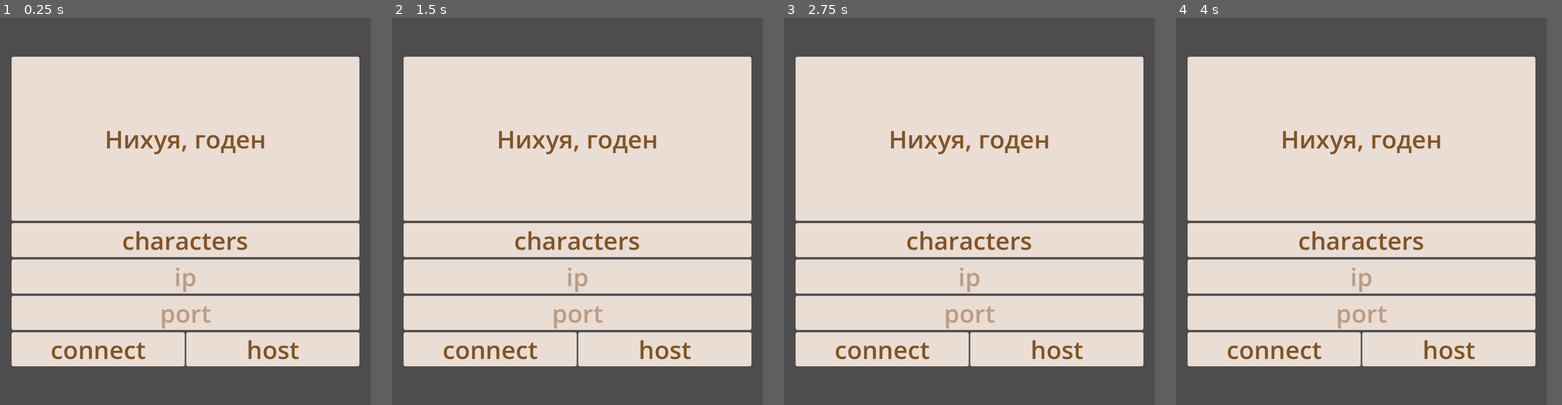
Above: before the commit, frames 1-4 (left to right).
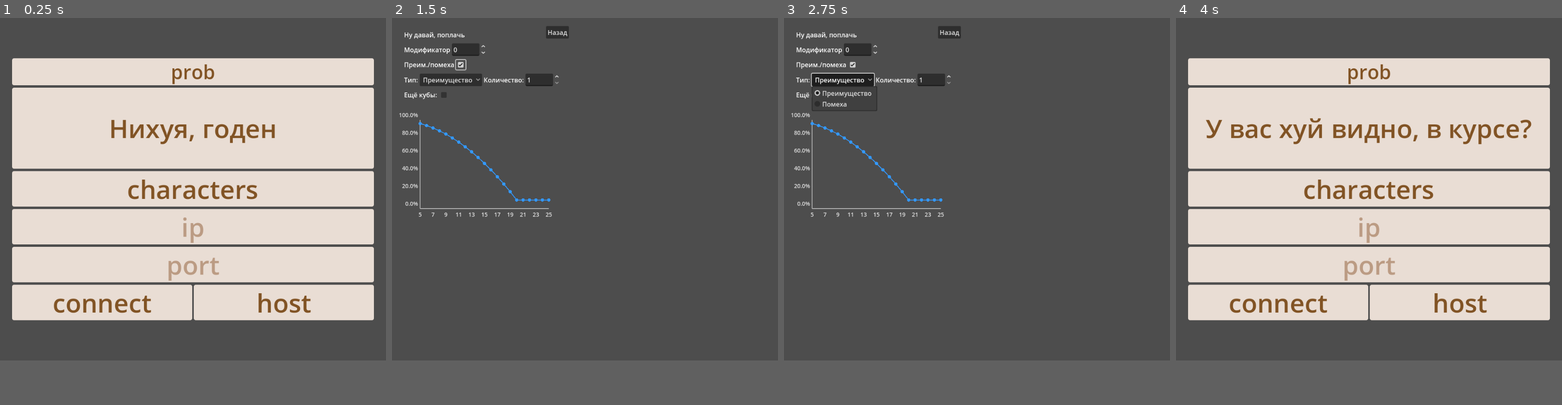
Above: after the commit, the same moments.

Repository: Pash-Tet-ik/v-table
Game: Godot game, scene res://scenes/menu.tscn
Two runs of this game, one before a commit and one after it. Both use one fixed random seed, a clock stepped at 60 frames per second and the inputs below.
Inputs (mouse positions are in pixels of both pictures, inside the frame that each line leads up to):
- Up to frame 1 (0.25 s): no input
- Up to frame 2 (1.5 s): click (577, 79) at 0.5 s, where only the run after the commit has a clickable "prob"; click (457, 72) at 1.27 s
- Up to frame 3 (2.75 s): click (841, 87) at 2 s, where only the run after the commit has a clickable "Преимущество"
- Up to frame 4 (4 s): click (1226, 103) at 2.77 s; click (1334, 33) at 3.5 s, where only the run after the commit has a clickable "Назад"
In our replay, the window is 768x800 before the commit and 799x708 after it. These sizes can differ from the game's own. Grey fills any space a smaller window leaves; there, only what the larger window draws over its background counts as a difference.

The runs differ from the first frame. In frame 1, 22% of the frame differs, in the area x 3-97%, y 10-90%; in frame 2, 71%, in the area x 1-94%, y 2-90%; in frame 3, 71%; in frame 4, 23%.

Commit message:
add: probability module
Надо прикрутить родные стили и перенести по нажатию ПКМ на проверках скиллов

Diff:
--- a/v-table/project.godot
+++ b/v-table/project.godot
@@ -23,7 +23,7 @@
 [display]
 
 window/size/viewport_width=960
-window/size/viewport_height=1000
+window/size/viewport_height=850
 
 [input]
 
--- /dev/null
+++ b/v-table/scenes/dice_probability.gd
@@ -0,0 +1,359 @@
+# dice_probability.gd
+extends Control
+
+# --- UI Элементы ---
+@onready var modifier_spinbox = $MarginContainer/VBoxContainer/ModifierInput/ModifierSpinBox
+@onready var graph_container = $MarginContainer/VBoxContainer/GraphContainer
+@onready var back_button = $BackButton
+
+# UI для Преимущества/Помехи (Advantage/Disadvantage)
+@onready var adv_dis_active_checkbox = $MarginContainer/VBoxContainer/AdvantageDisadvantageToggle/AdvDisActiveCheckBox
+@onready var adv_dis_settings_container = $MarginContainer/VBoxContainer/AdvantageDisadvantageSettings
+@onready var adv_dis_type_optionbutton = $MarginContainer/VBoxContainer/AdvantageDisadvantageSettings/AdvDisTypeOptionButton
+@onready var adv_dis_count_spinbox = $MarginContainer/VBoxContainer/AdvantageDisadvantageSettings/AdvDisCountSpinBox
+
+# UI для Бонусных кубов
+@onready var bonus_dice_active_checkbox = $MarginContainer/VBoxContainer/BonusDiceToggle/BonusDiceActiveCheckBox
+@onready var bonus_dice_settings_container = $MarginContainer/VBoxContainer/BonusDiceSettings
+@onready var bonus_dice_rows_container = $MarginContainer/VBoxContainer/BonusDiceSettings/BonusDiceRowsContainer
+@onready var add_bonus_die_button = $MarginContainer/VBoxContainer/BonusDiceSettings/AddBonusDieButton
+
+# --- Константы для расчёта ---
+const D20_SIDES = 20 # Основной куб d20
+const CRIT_FAIL = 1
+const CRIT_SUCCESS = 20
+const MIN_DC = 5
+const MAX_DC = 25
+
+const BONUS_DICE_TYPES = { "d4": 4, "d6": 6, "d8": 8, "d10": 10, "d12": 12, "d20": 20 }
+const BONUS_DICE_TYPE_NAMES = ["d4", "d6", "d8", "d10", "d12", "d20"]
+
+# --- Массив для хранения вероятностей P(pass DC) ---
+var probabilities: Array[float] = []
+
+# --- Константы для графика ---
+const GRAPH_MARGIN = 40.0
+const GRAPH_COLOR = Color(0.2, 0.6, 1.0)
+const AXIS_COLOR = Color(0.7, 0.7, 0.7)
+const TEXT_COLOR = Color(0.9, 0.9, 0.9)
+const LABEL_FONT_SIZE = 14
+
+var label_font: Font
+
+# --- Состояния ---
+# Преимущество/Помеха
+var adv_dis_is_active: bool = false
+var adv_dis_is_advantage: bool = true # true для преимущества, false для помехи
+var adv_dis_roll_count: int = 1       # Количество *дополнительных* d20 (т.е. 1 -> 2d20)
+
+# Бонусные кубы
+var bonus_dice_is_active: bool = false
+var bonus_dice_configs: Array[Dictionary] = [] # [{ "count": int, "sides": int }, ...]
+
+# --- Tooltip ---
+var graph_points_data: Array[Dictionary] = []
+var tooltip_node: Label
+const TOOLTIP_HOVER_RADIUS_SQUARED = 8.0 * 8.0
+
+
+func _ready() -> void:
+	if not is_instance_valid(label_font):
+		label_font = SystemFont.new()
+
+	# --- Общие настройки ---
+	modifier_spinbox.min_value = -20; modifier_spinbox.max_value = 25
+	modifier_spinbox.value = 0; modifier_spinbox.step = 1
+
+	# --- Настройки Преимущества/Помехи ---
+	adv_dis_settings_container.visible = false
+	adv_dis_active_checkbox.button_pressed = adv_dis_is_active
+	adv_dis_type_optionbutton.clear()
+	adv_dis_type_optionbutton.add_item("Преимущество", 0)
+	adv_dis_type_optionbutton.add_item("Помеха", 1)
+	adv_dis_type_optionbutton.selected = 0 if adv_dis_is_advantage else 1
+	adv_dis_count_spinbox.min_value = 1
+	adv_dis_count_spinbox.max_value = 5 # Максимум 5 доп. d20
+	adv_dis_count_spinbox.value = adv_dis_roll_count
+	adv_dis_count_spinbox.step = 1
+
+	# --- Настройки Бонусных кубов ---
+	bonus_dice_settings_container.visible = false
+	bonus_dice_active_checkbox.button_pressed = bonus_dice_is_active
+	if bonus_dice_is_active and bonus_dice_configs.is_empty():
+		bonus_dice_configs.append({ "count": 1, "sides": BONUS_DICE_TYPES["d4"] }) # По умолчанию +1d4
+	_rebuild_bonus_dice_ui()
+
+	# --- Tooltip ---
+	tooltip_node = Label.new(); tooltip_node.name = "PointTooltip"
+	var style_box = StyleBoxFlat.new(); style_box.bg_color = Color(0.1, 0.1, 0.15, 0.9)
+	style_box.border_width_left = 1; style_box.border_width_top = 1; style_box.border_width_right = 1; style_box.border_width_bottom = 1
+	style_box.border_color = Color(0.5, 0.5, 0.6, 0.9)
+	style_box.content_margin_left = 8; style_box.content_margin_right = 8; style_box.content_margin_top = 5; style_box.content_margin_bottom = 5
+	style_box.set_corner_radius_all(4)
+	tooltip_node.add_theme_stylebox_override("panel", style_box)
+	tooltip_node.add_theme_font_override("font", label_font)
+	tooltip_node.add_theme_font_size_override("font_size", LABEL_FONT_SIZE - 2)
+	tooltip_node.add_theme_color_override("font_color", TEXT_COLOR)
+	tooltip_node.mouse_filter = MOUSE_FILTER_IGNORE; tooltip_node.visible = false; tooltip_node.z_index = 100
+	add_child(tooltip_node)
+
+	# --- Подключения сигналов ---
+	# Общие
+	if not modifier_spinbox.value_changed.is_connected(_on_modifier_changed):
+		modifier_spinbox.value_changed.connect(_on_modifier_changed)
+	# Преимущество/Помеха
+	if not adv_dis_active_checkbox.toggled.is_connected(_on_adv_dis_active_toggled):
+		adv_dis_active_checkbox.toggled.connect(_on_adv_dis_active_toggled)
+	if not adv_dis_type_optionbutton.item_selected.is_connected(_on_adv_dis_type_selected):
+		adv_dis_type_optionbutton.item_selected.connect(_on_adv_dis_type_selected)
+	if not adv_dis_count_spinbox.value_changed.is_connected(_on_adv_dis_count_changed):
+		adv_dis_count_spinbox.value_changed.connect(_on_adv_dis_count_changed)
+	# Бонусные кубы
+	if not bonus_dice_active_checkbox.toggled.is_connected(_on_bonus_dice_active_toggled):
+		bonus_dice_active_checkbox.toggled.connect(_on_bonus_dice_active_toggled)
+	if not add_bonus_die_button.pressed.is_connected(_on_add_bonus_die_button_pressed):
+		add_bonus_die_button.pressed.connect(_on_add_bonus_die_button_pressed)
+	# Остальные
+	if not back_button.pressed.is_connected(_on_back_pressed):
+		back_button.pressed.connect(_on_back_pressed)
+	if not graph_container.resized.is_connected(_on_graph_resized):
+		graph_container.resized.connect(_on_graph_resized)
+
+	recalculate_and_redraw()
+
+# --- Обработчики сигналов (Общие) ---
+func _on_modifier_changed(_new_value: float) -> void: recalculate_and_redraw()
+func _on_graph_resized() -> void: queue_redraw()
+func _on_back_pressed() -> void: get_tree().change_scene_to_file("res://scenes/menu.tscn")
+
+# --- Обработчики сигналов (Преимущество/Помеха) ---
+func _on_adv_dis_active_toggled(button_pressed: bool) -> void:
+	adv_dis_is_active = button_pressed
+	adv_dis_settings_container.visible = adv_dis_is_active
+	if adv_dis_is_active: # Обновить значения из UI при активации
+		_on_adv_dis_type_selected(adv_dis_type_optionbutton.selected)
+		_on_adv_dis_count_changed(adv_dis_count_spinbox.value)
+	recalculate_and_redraw()
+
+func _on_adv_dis_type_selected(index: int) -> void:
+	adv_dis_is_advantage = (index == 0)
+	if adv_dis_is_active: recalculate_and_redraw()
+
+func _on_adv_dis_count_changed(new_value: float) -> void:
+	adv_dis_roll_count = int(new_value)
+	if adv_dis_is_active: recalculate_and_redraw()
+
+# --- Обработчики сигналов (Бонусные кубы) ---
+func _on_bonus_dice_active_toggled(button_pressed: bool) -> void:
+	bonus_dice_is_active = button_pressed
+	bonus_dice_settings_container.visible = bonus_dice_is_active
+	if bonus_dice_is_active and bonus_dice_configs.is_empty():
+		bonus_dice_configs.append({ "count": 1, "sides": BONUS_DICE_TYPES["d4"] }) # По умолчанию +1d4
+		_rebuild_bonus_dice_ui()
+	recalculate_and_redraw()
+
+func _on_add_bonus_die_button_pressed() -> void:
+	bonus_dice_configs.append({ "count": 1, "sides": BONUS_DICE_TYPES["d4"] })
+	_rebuild_bonus_dice_ui()
+	recalculate_and_redraw()
+
+func _on_bonus_die_config_changed(value, index: int, field: String) -> void:
+	if index < 0 or index >= bonus_dice_configs.size(): return
+	if field == "count": bonus_dice_configs[index].count = int(value)
+	elif field == "sides_idx":
+		var type_name = BONUS_DICE_TYPE_NAMES[int(value)]
+		bonus_dice_configs[index].sides = BONUS_DICE_TYPES[type_name]
+	recalculate_and_redraw()
+
+func _on_remove_bonus_die_button_pressed(index: int) -> void:
+	if index < 0 or index >= bonus_dice_configs.size(): return
+	bonus_dice_configs.remove_at(index)
+	_rebuild_bonus_dice_ui()
+	recalculate_and_redraw()
+
+func _rebuild_bonus_dice_ui() -> void:
+	for child in bonus_dice_rows_container.get_children(): child.queue_free()
+	for i in range(bonus_dice_configs.size()):
+		var config = bonus_dice_configs[i]
+		var row_hbox = HBoxContainer.new(); row_hbox.alignment = BoxContainer.ALIGNMENT_CENTER
+		var count_spinbox = SpinBox.new(); count_spinbox.min_value = -10; count_spinbox.max_value = 10
+		count_spinbox.step = 1; count_spinbox.value = config.count; count_spinbox.custom_minimum_size.x = 60
+		count_spinbox.value_changed.connect(Callable(self, "_on_bonus_die_config_changed").bind(i, "count"))
+		row_hbox.add_child(count_spinbox)
+		var type_optionbutton = OptionButton.new(); type_optionbutton.custom_minimum_size.x = 80
+		var selected_idx = 0
+		for j in range(BONUS_DICE_TYPE_NAMES.size()):
+			var type_name = BONUS_DICE_TYPE_NAMES[j]
+			type_optionbutton.add_item(type_name, j)
+			if BONUS_DICE_TYPES[type_name] == config.sides: selected_idx = j
+		type_optionbutton.select(selected_idx)
+		type_optionbutton.item_selected.connect(Callable(self, "_on_bonus_die_config_changed").bind(i, "sides_idx"))
+		row_hbox.add_child(type_optionbutton)
+		var remove_button = Button.new(); remove_button.text = "X"
+		remove_button.pressed.connect(Callable(self, "_on_remove_bonus_die_button_pressed").bind(i))
+		row_hbox.add_child(remove_button)
+		bonus_dice_rows_container.add_child(row_hbox)
+
+# --- Логика расчета ---
+func recalculate_and_redraw() -> void:
+	calculate_probabilities(int(modifier_spinbox.value))
+	graph_points_data.clear()
+	queue_redraw()
+
+func _convolve_distributions(dist1: Dictionary, dist2: Dictionary) -> Dictionary:
+	var result_dist: Dictionary = {}; if dist1.is_empty(): return dist2; if dist2.is_empty(): return dist1
+	for v1_key in dist1:
+		var v1 = float(v1_key); var p1 = dist1[v1_key]
+		for v2_key in dist2:
+			var v2 = float(v2_key); var p2 = dist2[v2_key]
+			var sum_val = v1 + v2; var sum_prob = p1 * p2
+			result_dist[sum_val] = result_dist.get(sum_val, 0.0) + sum_prob
+	return result_dist
+
+func get_bonus_dice_sum_distribution(configs: Array[Dictionary]) -> Dictionary:
+	var overall_dist: Dictionary = {0.0: 1.0}
+	for entry in configs:
+		var n_count = entry.count; var s_sides = entry.sides; if n_count == 0: continue
+		var single_die_dist: Dictionary = {}; var die_value_sign = 1 if n_count > 0 else -1
+		for i in range(1, s_sides + 1): single_die_dist[float(i * die_value_sign)] = 1.0 / float(s_sides)
+		var num_to_convolve = abs(n_count); if num_to_convolve == 0: continue
+		var current_sum_for_this_type_dist: Dictionary = single_die_dist
+		for _i in range(1, num_to_convolve): current_sum_for_this_type_dist = _convolve_distributions(current_sum_for_this_type_dist, single_die_dist)
+		overall_dist = _convolve_distributions(overall_dist, current_sum_for_this_type_dist)
+	return overall_dist
+
+func calculate_probabilities(flat_modifier: int) -> void:
+	var num_dc_values = MAX_DC - MIN_DC + 1
+	probabilities.resize(num_dc_values); probabilities.fill(0.0)
+
+	var bonus_sum_dist: Dictionary
+	if bonus_dice_is_active and not bonus_dice_configs.is_empty():
+		bonus_sum_dist = get_bonus_dice_sum_distribution(bonus_dice_configs)
+	else:
+		bonus_sum_dist = {0.0: 1.0} # Нет бонусных кубов = бонус 0 с вероятностью 100%
+
+	for dc_idx in range(num_dc_values):
+		var current_dc = MIN_DC + dc_idx
+		var chance_to_pass_current_dc_total = 0.0
+
+		# Итерируем по всем возможным ИТОГОВЫМ значениям d20 (после преимущества/помехи)
+		for effective_d20_roll in range(1, D20_SIDES + 1):
+			var prob_of_this_effective_d20_roll: float
+
+			if not adv_dis_is_active:
+				# Стандартный бросок d20
+				prob_of_this_effective_d20_roll = 1.0 / float(D20_SIDES)
+			else:
+				# Расчет вероятности для advantage/disadvantage
+				var num_d20s_for_adv_dis = adv_dis_roll_count + 1
+				if adv_dis_is_advantage:
+					var prob_max_le_val = pow(float(effective_d20_roll) / D20_SIDES, num_d20s_for_adv_dis)
+					var prob_max_le_val_minus_1 = 0.0
+					if effective_d20_roll > 1:
+						prob_max_le_val_minus_1 = pow(float(effective_d20_roll - 1) / D20_SIDES, num_d20s_for_adv_dis)
+					prob_of_this_effective_d20_roll = prob_max_le_val - prob_max_le_val_minus_1
+				else: # Помеха
+					var prob_min_ge_val = pow(float(D20_SIDES - effective_d20_roll + 1) / D20_SIDES, num_d20s_for_adv_dis)
+					var prob_min_ge_val_plus_1 = 0.0
+					if effective_d20_roll < D20_SIDES:
+						prob_min_ge_val_plus_1 = pow(float(D20_SIDES - (effective_d20_roll + 1) + 1) / D20_SIDES, num_d20s_for_adv_dis)
+					prob_of_this_effective_d20_roll = prob_min_ge_val - prob_min_ge_val_plus_1
+
+			if prob_of_this_effective_d20_roll == 0.0: # Оптимизация, если такое значение d20 невозможно
+				continue
+
+			# Обработка критического успеха/провала для effective_d20_roll
+			if effective_d20_roll == CRIT_SUCCESS:
+				chance_to_pass_current_dc_total += prob_of_this_effective_d20_roll # Автоуспех
+				continue
+			if effective_d20_roll == CRIT_FAIL:
+				# Автопровал, ничего не добавляем к шансу успеха
+				continue
+
+			# Если не крит, применяем модификаторы и бонусные кубы
+			var d20_plus_flat_mod = effective_d20_roll + flat_modifier
+			var prob_success_with_bonus_for_this_d20 = 0.0
+			for bonus_sum_val_key in bonus_sum_dist:
+				var bonus_sum_val = float(bonus_sum_val_key)
+				var prob_bonus_sum = bonus_sum_dist[bonus_sum_val_key]
+				if d20_plus_flat_mod + bonus_sum_val >= current_dc:
+					prob_success_with_bonus_for_this_d20 += prob_bonus_sum
+
+			chance_to_pass_current_dc_total += prob_of_this_effective_d20_roll * prob_success_with_bonus_for_this_d20
+
+		probabilities[dc_idx] = chance_to_pass_current_dc_total
+
+
+# --- _process для Tooltip (без изменений) ---
+func _process(_delta: float) -> void:
+	if not is_instance_valid(graph_container) or not is_instance_valid(tooltip_node): return
+	var mouse_pos_global = get_global_mouse_position()
+	var found_hovered_point = false; var active_point_data: Dictionary = {}
+	if graph_container.get_global_rect().has_point(mouse_pos_global):
+		var local_mouse_pos_in_self = get_local_mouse_position()
+		for point_data in graph_points_data:
+			if local_mouse_pos_in_self.distance_squared_to(point_data.local_pos) < TOOLTIP_HOVER_RADIUS_SQUARED:
+				active_point_data = point_data; found_hovered_point = true; break
+	if found_hovered_point and not active_point_data.is_empty():
+		tooltip_node.text = "Сложность: %d\nВероятность: %.1f%%" % [active_point_data.dc, active_point_data.probability * 100.0]
+		tooltip_node.reset_size()
+		var final_tooltip_pos = mouse_pos_global + Vector2(15, 15); var viewport_rect = get_viewport_rect()
+		if final_tooltip_pos.x + tooltip_node.size.x > viewport_rect.size.x - 5: final_tooltip_pos.x = mouse_pos_global.x - tooltip_node.size.x - 15
+		if final_tooltip_pos.x < 5: final_tooltip_pos.x = 5
+		if final_tooltip_pos.y + tooltip_node.size.y > viewport_rect.size.y - 5: final_tooltip_pos.y = mouse_pos_global.y - tooltip_node.size.y - 10
+		if final_tooltip_pos.y < 5: final_tooltip_pos.y = 5
+		tooltip_node.global_position = final_tooltip_pos; tooltip_node.visible = true
+	else: tooltip_node.visible = false
+
+# --- _draw для Графика ---
+func _draw() -> void:
+	if not is_instance_valid(graph_container) or not is_instance_valid(label_font): return
+	var graph_area_offset_from_self = graph_container.get_global_position() - get_global_position()
+	var current_graph_width = graph_container.size.x - GRAPH_MARGIN * 2
+	var current_graph_height = graph_container.size.y - GRAPH_MARGIN * 2
+	if current_graph_width <= 0 or current_graph_height <= 0 or probabilities.is_empty(): return
+	draw_line(graph_area_offset_from_self + Vector2(GRAPH_MARGIN, graph_container.size.y - GRAPH_MARGIN),
+			  graph_area_offset_from_self + Vector2(graph_container.size.x - GRAPH_MARGIN, graph_container.size.y - GRAPH_MARGIN), AXIS_COLOR, 2.0)
+	draw_line(graph_area_offset_from_self + Vector2(GRAPH_MARGIN, GRAPH_MARGIN),
+			  graph_area_offset_from_self + Vector2(GRAPH_MARGIN, graph_container.size.y - GRAPH_MARGIN), AXIS_COLOR, 2.0)
+	var points_to_draw: Array[Vector2] = []; var dc_range_size = MAX_DC - MIN_DC
+	if graph_points_data.size() != probabilities.size(): graph_points_data.clear()
+	for i in range(probabilities.size()):
+		var current_dc_value = MIN_DC + i; var probability_value = probabilities[i]
+		var x_ratio = 0.5; if probabilities.size() > 1 : x_ratio = float(i) / float(probabilities.size() - 1)
+		var x_in_graph_content = x_ratio * current_graph_width; var y_in_graph_content = probability_value * current_graph_height
+		var x_rel_to_graph_container = GRAPH_MARGIN + x_in_graph_content
+		var y_rel_to_graph_container = graph_container.size.y - GRAPH_MARGIN - y_in_graph_content
+		var point_local_to_self = graph_area_offset_from_self + Vector2(x_rel_to_graph_container, y_rel_to_graph_container)
+		points_to_draw.append(point_local_to_self)
+		var point_meta_data = {"local_pos": point_local_to_self, "dc": current_dc_value, "probability": probability_value}
+		if i >= graph_points_data.size(): graph_points_data.append(point_meta_data)
+		else: graph_points_data[i] = point_meta_data
+	if points_to_draw.size() > 1:
+		for i in range(points_to_draw.size() - 1): draw_line(points_to_draw[i], points_to_draw[i + 1], GRAPH_COLOR, 2.0)
+	for point_pos in points_to_draw: draw_circle(point_pos, 4.0, GRAPH_COLOR)
+
+	var x_label_step = 2
+	if dc_range_size < 6: # Это покрывает случаи < 1 и < 6
+		x_label_step = 1
+
+	if dc_range_size >= 0:
+		for dc_offset in range(0, dc_range_size + 1, x_label_step):
+			var dc_value_on_axis = MIN_DC + dc_offset; var relative_pos_x_axis = 0.5
+			if dc_range_size > 0: relative_pos_x_axis = float(dc_offset) / float(dc_range_size)
+			var x_label_in_graph_content = relative_pos_x_axis * current_graph_width
+			var x_pos_label_rel_to_gc = GRAPH_MARGIN + x_label_in_graph_content
+			var y_pos_label_rel_to_gc = graph_container.size.y - GRAPH_MARGIN + 20
+			var text = str(dc_value_on_axis); var text_size = label_font.get_string_size(text, HORIZONTAL_ALIGNMENT_CENTER, -1, LABEL_FONT_SIZE)
+			draw_string(label_font, graph_area_offset_from_self + Vector2(x_pos_label_rel_to_gc - text_size.x / 2.0, y_pos_label_rel_to_gc),
+				text, HORIZONTAL_ALIGNMENT_LEFT, -1, LABEL_FONT_SIZE, TEXT_COLOR)
+	var num_y_labels = 5
+	for i in range(num_y_labels + 1):
+		var prob_value_on_axis = float(i) / float(num_y_labels)
+		var y_label_in_graph_content = prob_value_on_axis * current_graph_height
+		var x_pos_label_rel_to_gc = GRAPH_MARGIN - 5
+		var y_pos_label_rel_to_gc = graph_container.size.y - GRAPH_MARGIN - y_label_in_graph_content
+		var text = str(snappedf(prob_value_on_axis * 100.0, 0)) + "%"
+		var text_size = label_font.get_string_size(text, HORIZONTAL_ALIGNMENT_RIGHT, -1, LABEL_FONT_SIZE)
+		draw_string(label_font, graph_area_offset_from_self + Vector2(x_pos_label_rel_to_gc - text_size.x, y_pos_label_rel_to_gc - text_size.y / 2.0 + (LABEL_FONT_SIZE / 4.0)),
+			text, HORIZONTAL_ALIGNMENT_RIGHT, -1, LABEL_FONT_SIZE, TEXT_COLOR)
--- /dev/null
+++ b/v-table/scenes/dice_probability.tscn
@@ -0,0 +1,103 @@
+[gd_scene load_steps=2 format=3 uid="uid://pt74rhi7xtto"]
+
+[ext_resource type="Script" uid="uid://dvev682iqx22i" path="res://scenes/dice_probability.gd" id="1_pvg81"]
+
+[node name="DiceProbability" type="MarginContainer"]
+offset_right = 460.0
+offset_bottom = 509.0
+theme_override_constants/margin_left = 20
+theme_override_constants/margin_top = 20
+theme_override_constants/margin_right = 20
+theme_override_constants/margin_bottom = 20
+script = ExtResource("1_pvg81")
+
+[node name="MarginContainer" type="MarginContainer" parent="."]
+layout_mode = 2
+theme_override_constants/margin_left = 10
+theme_override_constants/margin_top = 10
+theme_override_constants/margin_right = 10
+theme_override_constants/margin_bottom = 10
+
+[node name="VBoxContainer" type="VBoxContainer" parent="MarginContainer"]
+layout_mode = 2
+theme_override_constants/separation = 10
+
+[node name="Title" type="Label" parent="MarginContainer/VBoxContainer"]
+layout_mode = 2
+text = "Ну давай, поплачь"
+
+[node name="ModifierInput" type="HBoxContainer" parent="MarginContainer/VBoxContainer"]
+layout_mode = 2
+
+[node name="ModifierLabel" type="Label" parent="MarginContainer/VBoxContainer/ModifierInput"]
+layout_mode = 2
+text = "Модификатор"
+
+[node name="ModifierSpinBox" type="SpinBox" parent="MarginContainer/VBoxContainer/ModifierInput"]
+layout_mode = 2
+min_value = -20.0
+
+[node name="AdvantageDisadvantageToggle" type="HBoxContainer" parent="MarginContainer/VBoxContainer"]
+layout_mode = 2
+
+[node name="AdvDisToggleLabel" type="Label" parent="MarginContainer/VBoxContainer/AdvantageDisadvantageToggle"]
+layout_mode = 2
+text = "Преим./помеха"
+
+[node name="AdvDisActiveCheckBox" type="CheckBox" parent="MarginContainer/VBoxContainer/AdvantageDisadvantageToggle"]
+layout_mode = 2
+
+[node name="AdvantageDisadvantageSettings" type="HBoxContainer" parent="MarginContainer/VBoxContainer"]
+layout_mode = 2
+
+[node name="AdvDisTypeLabel" type="Label" parent="MarginContainer/VBoxContainer/AdvantageDisadvantageSettings"]
+layout_mode = 2
+text = "Тип:"
+
+[node name="AdvDisTypeOptionButton" type="OptionButton" parent="MarginContainer/VBoxContainer/AdvantageDisadvantageSettings"]
+layout_mode = 2
+selected = 0
+
+[node name="AdvDisCountLabel" type="Label" parent="MarginContainer/VBoxContainer/AdvantageDisadvantageSettings"]
+layout_mode = 2
+text = "Количество:"
+
+[node name="AdvDisCountSpinBox" type="SpinBox" parent="MarginContainer/VBoxContainer/AdvantageDisadvantageSettings"]
+layout_mode = 2
+
+[node name="BonusDiceToggle" type="HBoxContainer" parent="MarginContainer/VBoxContainer"]
+layout_mode = 2
+
+[node name="BonusDiceToggleLabel" type="Label" parent="MarginContainer/VBoxContainer/BonusDiceToggle"]
+layout_mode = 2
+text = "Ещё кубы:"
+
+[node name="BonusDiceActiveCheckBox" type="CheckBox" parent="MarginContainer/VBoxContainer/BonusDiceToggle"]
+layout_mode = 2
+
+[node name="BonusDiceSettings" type="VBoxContainer" parent="MarginContainer/VBoxContainer"]
+layout_mode = 2
+
+[node name="BonusDiceRowsContainer" type="VBoxContainer" parent="MarginContainer/VBoxContainer/BonusDiceSettings"]
+layout_mode = 2
+
+[node name="AddBonusDieButton" type="Button" parent="MarginContainer/VBoxContainer/BonusDiceSettings"]
+layout_mode = 2
+text = "Добавить тип куба"
+
+[node name="GraphContainer" type="Control" parent="MarginContainer/VBoxContainer"]
+custom_minimum_size = Vector2(400, 300)
+layout_mode = 2
+size_flags_vertical = 3
+
+[node name="BackButton" type="Button" parent="."]
+layout_mode = 2
+size_flags_horizontal = 8
+size_flags_vertical = 0
+text = "Назад"
+
+[connection signal="toggled" from="MarginContainer/VBoxContainer/AdvantageDisadvantageToggle/AdvDisActiveCheckBox" to="." method="_on_adv_dis_active_toggled"]
+[connection signal="item_selected" from="MarginContainer/VBoxContainer/AdvantageDisadvantageSettings/AdvDisTypeOptionButton" to="." method="_on_adv_dis_type_selected"]
+[connection signal="value_changed" from="MarginContainer/VBoxContainer/AdvantageDisadvantageSettings/AdvDisCountSpinBox" to="." method="_on_adv_dis_count_changed"]
+[connection signal="resized" from="MarginContainer/VBoxContainer/GraphContainer" to="." method="_on_graph_resized"]
+[connection signal="pressed" from="BackButton" to="." method="_on_back_pressed"]
--- a/v-table/scenes/menu.gd
+++ b/v-table/scenes/menu.gd
@@ -60,6 +60,9 @@
 	]
 	status_label.text = msg.pick_random()
 
+func _on_prob_btn_pressed():
+	get_tree().change_scene_to_file("res://scenes/dice_probability.tscn")
+
 func _on_host_btn_pressed() -> void:
 	var port = int(port_input.text) if int(port_input.text) else DEFAULT_PORT
 	var peer = ENetMultiplayerPeer.new()
@@ -88,3 +91,7 @@
 
 func _on_characters_pressed() -> void:
 	get_tree().change_scene_to_file("res://scenes/characters_preview.tscn")
+
+
+func _on_button_pressed() -> void:
+	pass # Replace with function body.
--- a/v-table/scenes/menu.tscn
+++ b/v-table/scenes/menu.tscn
@@ -27,6 +27,11 @@
 
 [node name="main_cont" type="VBoxContainer" parent="MarginContainer"]
 layout_mode = 2
+
+[node name="Button" type="Button" parent="MarginContainer/main_cont"]
+layout_mode = 2
+size_flags_horizontal = 3
+text = "prob"
 
 [node name="panel_cont" type="PanelContainer" parent="MarginContainer/main_cont"]
 layout_mode = 2
@@ -76,6 +81,7 @@
 theme_override_font_sizes/font_size = 64
 text = "host"
 
+[connection signal="pressed" from="MarginContainer/main_cont/Button" to="." method="_on_prob_btn_pressed"]
 [connection signal="pressed" from="MarginContainer/main_cont/characters" to="." method="_on_characters_pressed"]
 [connection signal="pressed" from="MarginContainer/main_cont/inputs/connect_btn" to="." method="_on_connect_btn_pressed"]
 [connection signal="pressed" from="MarginContainer/main_cont/inputs/host_btn" to="." method="_on_host_btn_pressed"]
Not shown, added: v-table/scenes/dice_probability.gd.uid
